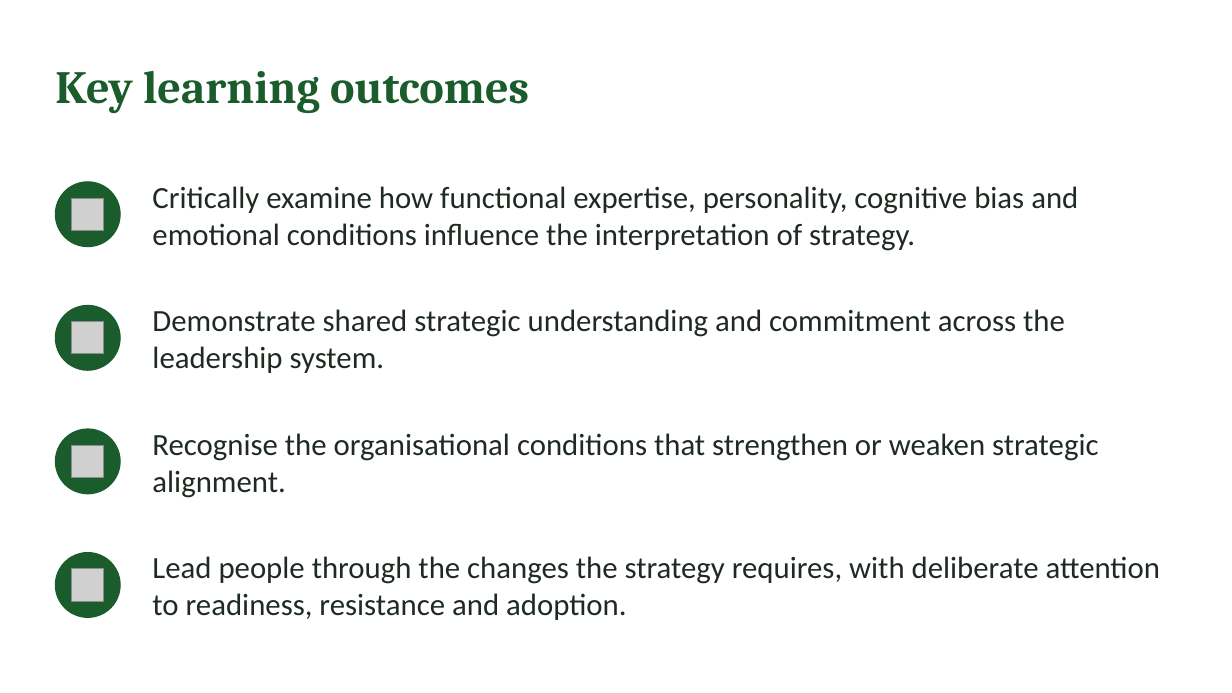
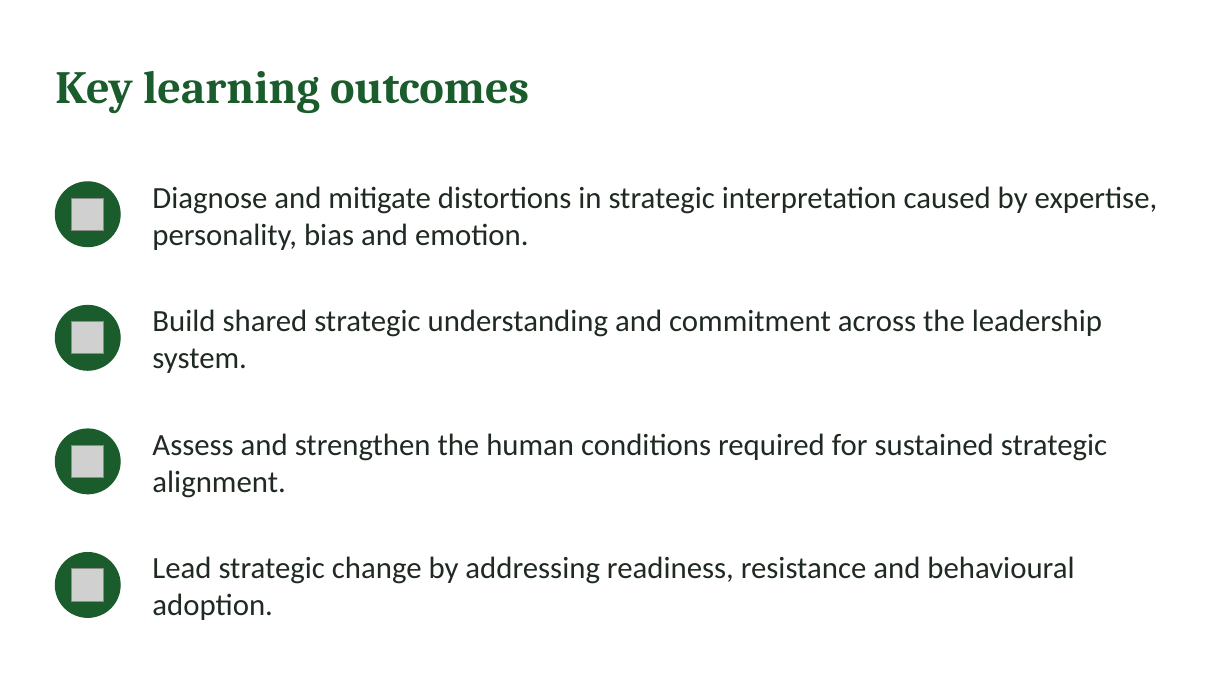
Before and after one commit to IBSL26/ibsl-platform, a slide deck: slide 2 of Unit decks/Unit 05 - Aligning Heart & Mind.pptx. Drawn at 1232x693 pixels with LibreOffice and Linux fonts; fonts in the diff are those of the drawing; grey boxes stand for pictures. Boxes give left, top, right and bottom in pixels: in the first picture for what was removed or moved away, otherwise in the second. Text is boxed around its words. In the diff, an @@ line names an element or a change of style, - is before the commit and + after.

```diff
--- a/Unit decks/Unit 05 - Aligning Heart & Mind.pptx
+++ b/Unit decks/Unit 05 - Aligning Heart & Mind.pptx
@@ text at (x1=152, y1=186, x2=1158, y2=250): text changed @@
-Critically examine how functional expertise, personality, cognitive bias and emotional conditions influence the interpretation of strategy.
+Diagnose and mitigate distortions in strategic interpretation caused by expertise, personality, bias and emotion.
@@ text at (x1=152, y1=309, x2=1102, y2=373): text changed @@
-Demonstrate shared strategic understanding and commitment across the leadership system.
+Build shared strategic understanding and commitment across the leadership system.
@@ text at (x1=152, y1=433, x2=1107, y2=498): text changed @@
-Recognise the organisational conditions that strengthen or weaken strategic alignment.
+Assess and strengthen the human conditions required for sustained strategic alignment.
@@ text at (x1=152, y1=556, x2=1074, y2=620): text changed @@
-Lead people through the changes the strategy requires, with deliberate attention to readiness, resistance and adoption.
+Lead strategic change by addressing readiness, resistance and behavioural adoption.
```
Also in this commit, not shown: 5 other slides changed, 27 other files.
